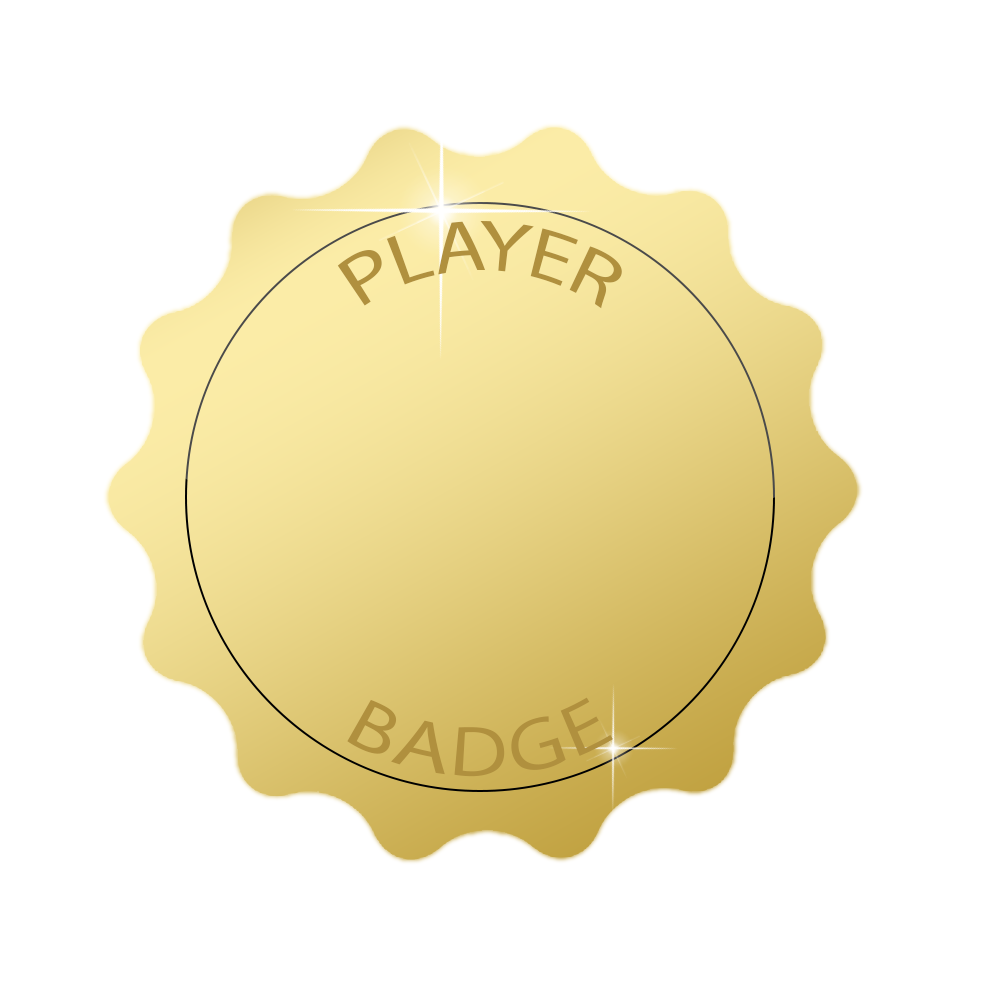
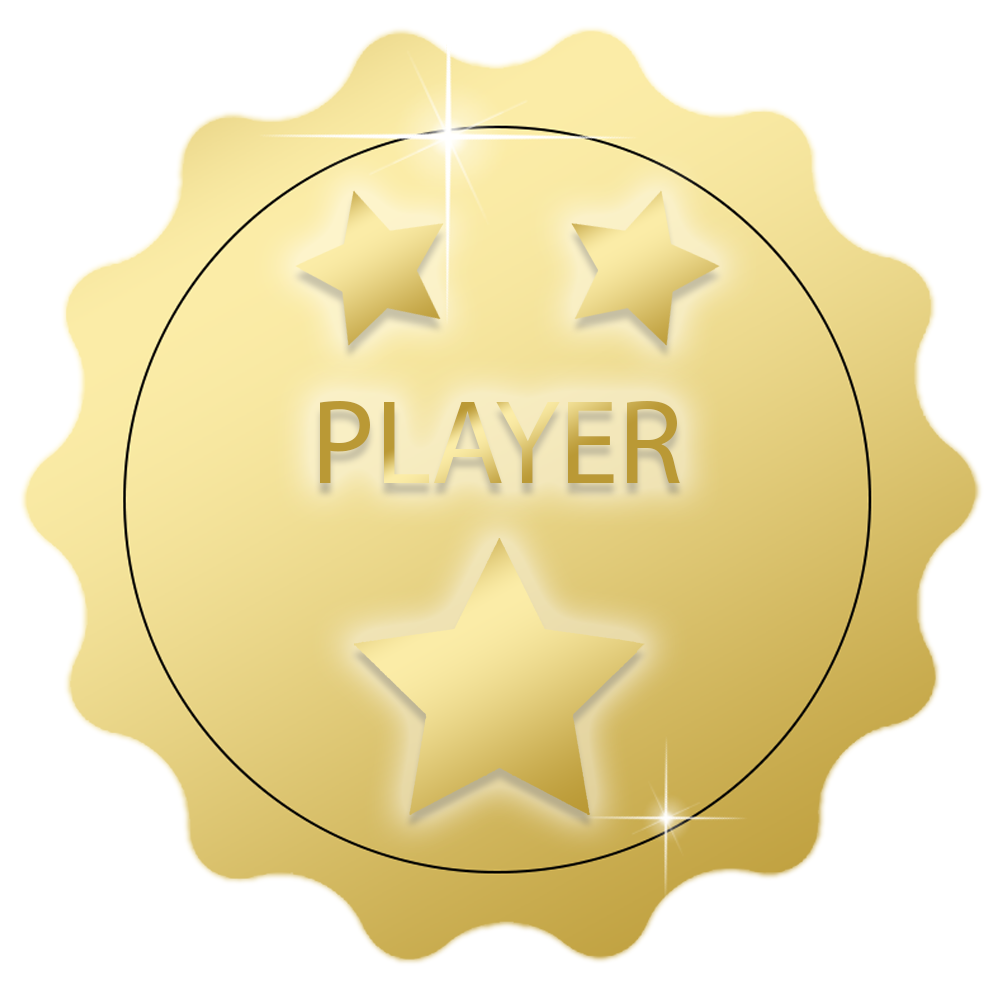
Two versions of the same layered image (1000 x 1000). Layer-by-layer changes:
removed layer "BADGE" over [347,697,613,777]
added layer "Layer 5 copy 3" (lighten) above "Layer 5 copy 2" over [295,190,444,346]
added layer "Layer 5 copy 2" (lighten) above "Layer 5 copy" over [571,190,720,346]
added layer "Layer 5" (lighten) above "PLAYER" over [354,538,645,815]
"PLAYER": blend normal → lighten, painted on it over [320,221,680,483]
added layer "Layer 6" above "Layer 3" over [19,26,983,965]
hid "Layer 3" over [548,684,678,813]
hid "Layer 2" over [291,61,592,360]
hid "Ellipse 2", opacity 29% → 8% over [51,64,949,548]
hid "Ellipse 1" over [185,202,775,792]
hid "Layer 1" over [102,122,864,865]
